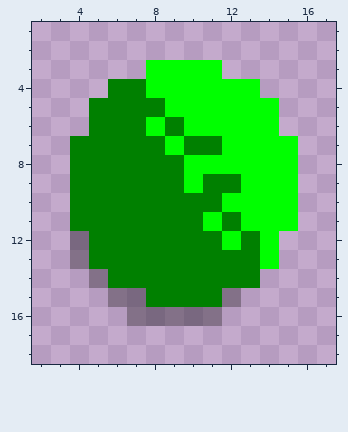
A pixel-art sprite gets an edit: xmlvm/src/demo/androidSokoban/res/drawable/ball.png. The picture above is the old version.
The file is 20x20 pixels. Shown: x 2..17, y 1..18.
Now the later version:
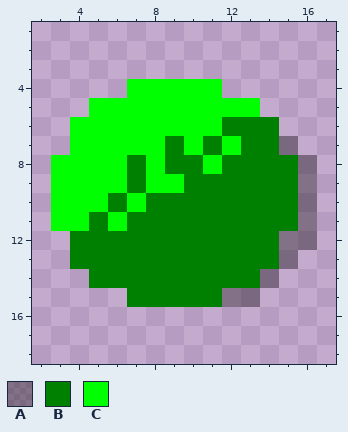
Palette (. is transparent): A #00000055  B #008000  C #00ff00
The edit:
@@ x 2..17 @@
  2 ................
- 3 ......CCCC......
- 4 ....BBCCCCCC....
- 5 ...BBBBCCCCCC...
- 6 ...BBBCBCCCCC...
- 7 ..BBBBBCBBCCCC..
- 8 ..BBBBBBCCCCCC..
- 9 ..BBBBBBCBBCCC..
-10 ..BBBBBBBBCCCC..
-11 ..BBBBBBBCBCCC..
-12 ..ABBBBBBBCBC...
-13 ..ABBBBBBBBBC...
-14 ...ABBBBBBBB....
-15 ....AABBBBA.....
-16 .....AAAAA......
+ 3 ................
+ 4 .....CCCCC......
+ 5 ...CCCCCCCCC....
+ 6 ..CCCCCCCCBBB...
+ 7 ..CCCCCBCBCBBA..
+ 8 .CCCCBCBBCBBBBA.
+ 9 .CCCCBCCBBBBBBA.
+10 .CCCBCBBBBBBBBA.
+11 .CCBCBBBBBBBBBA.
+12 ..BBBBBBBBBBBAA.
+13 ..BBBBBBBBBBBA..
+14 ...BBBBBBBBBA...
+15 .....BBBBBAA....
+16 ................
 17 ................
Boxes around the changes in both pictures, in picture pixels (x1, y1, x2, y2):
changed: (51, 60, 317, 326)
